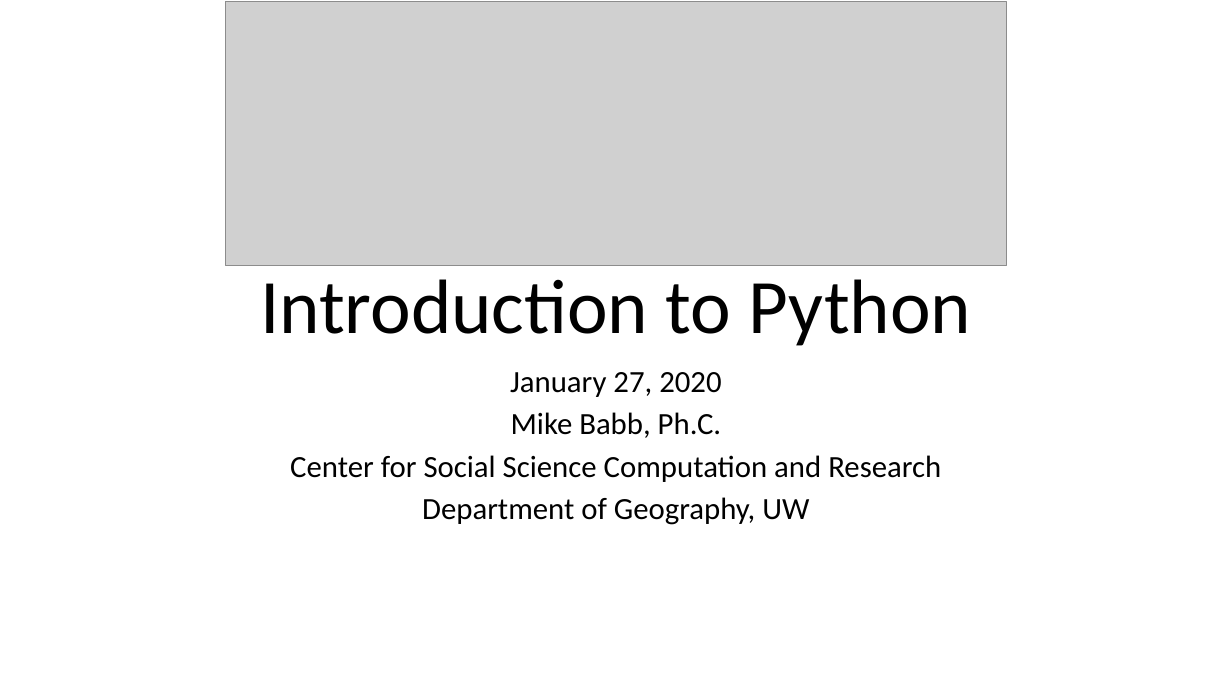
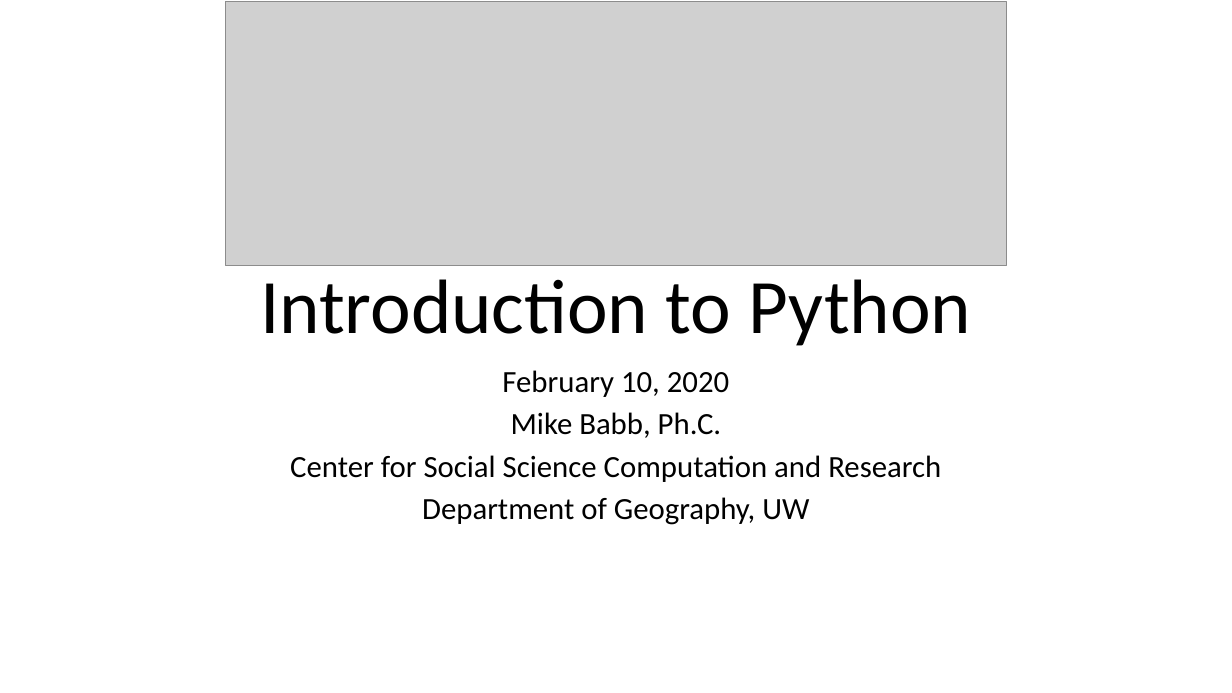
Before and after one commit to mike-babb/intro_to_python, a slide deck: slide 1 of Introduction to Python Splash Page.pptx. Drawn at 1232x693 pixels with LibreOffice and Linux fonts; fonts in the diff are those of the drawing; grey boxes stand for pictures. Boxes give left, top, right and bottom in pixels: in the first picture for what was removed or moved away, otherwise in the second. Text is boxed around its words. In the diff, an @@ line names an element or a change of style, - is before the commit and + after.

```diff
--- a/Introduction to Python Splash Page.pptx
+++ b/Introduction to Python Splash Page.pptx
@@ subtitle at <box>502,370,729,397</box>: text changed @@
-January 27, 2020
+February 10, 2020
```
Also in this commit, not shown: 14 other files.
